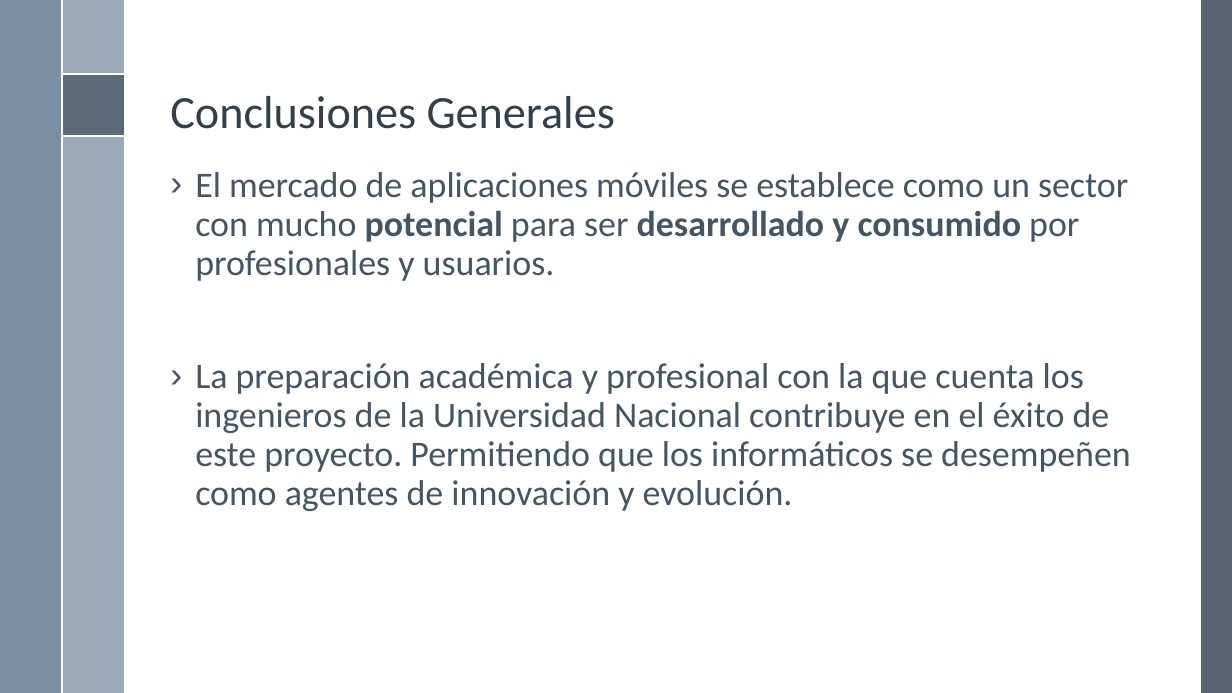
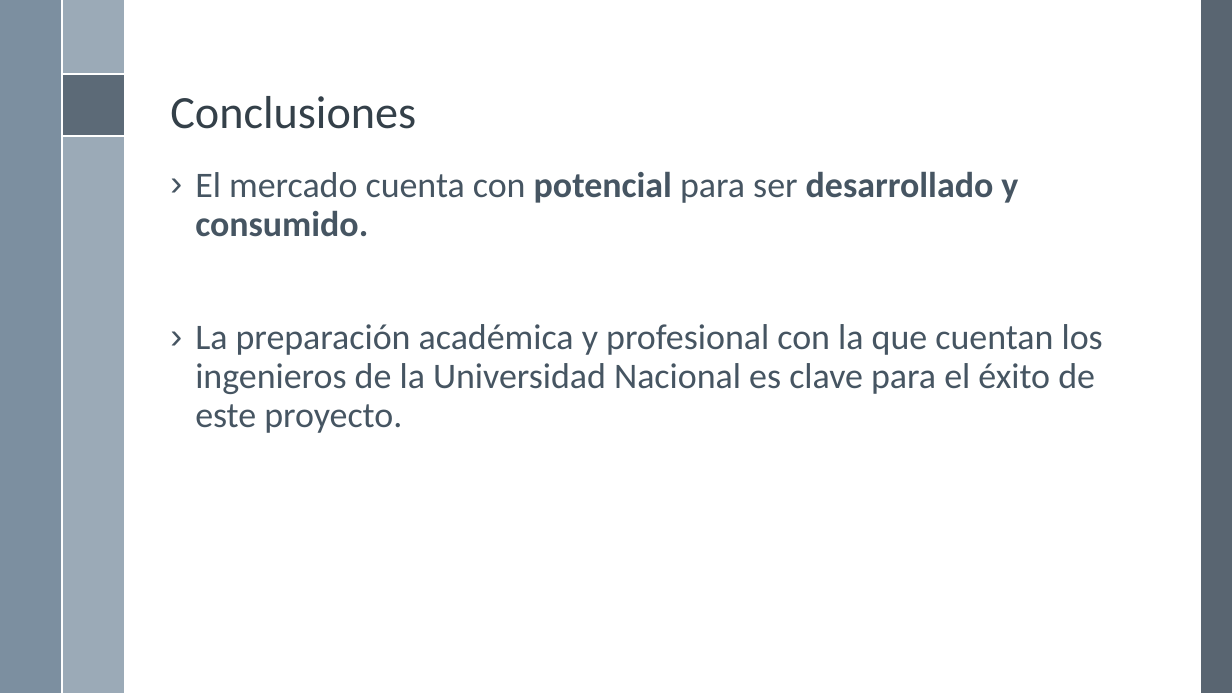
Before and after one commit to rbaltodanog/audinsaapp, a slide deck: slide 44 of documentacion/presentacion/Presentación.pptx (slide 36 before the commit). Drawn at 1232x693 pixels with LibreOffice and Linux fonts; fonts in the diff are those of the drawing; background and template pictures are left out. Boxes give left, top, right and bottom in pixels: in the first picture for what was removed or moved away, otherwise in the second. Text is boxed around its words. In the diff, an @@ line names an element or a change of style, - is before the commit and + after.

```diff
--- a/documentacion/presentacion/Presentación.pptx
+++ b/documentacion/presentacion/Presentación.pptx
@@ title at bbox=[170, 96, 416, 129]: text changed @@
-Conclusiones Generales
+Conclusiones
@@ text at bbox=[195, 171, 1103, 433]: text changed @@
-› El mercado de aplicaciones móviles se establece como un sector con mucho potencial para ser desarrollado y consumido por profesionales y usuarios.
-› La preparación académica y profesional con la que cuenta los ingenieros de la Universidad Nacional contribuye en el éxito de este proyecto. Permitiendo que los informáticos se desempeñen como agentes de innovación y evolución.
+› El mercado cuenta con potencial para ser desarrollado y consumido.
+› La preparación académica y profesional con la que cuentan los ingenieros de la Universidad Nacional es clave para el éxito de este proyecto.
```
Also in this commit, not shown: 20 other slides changed, 9 slides added, 2 slides removed, 1 other file.
